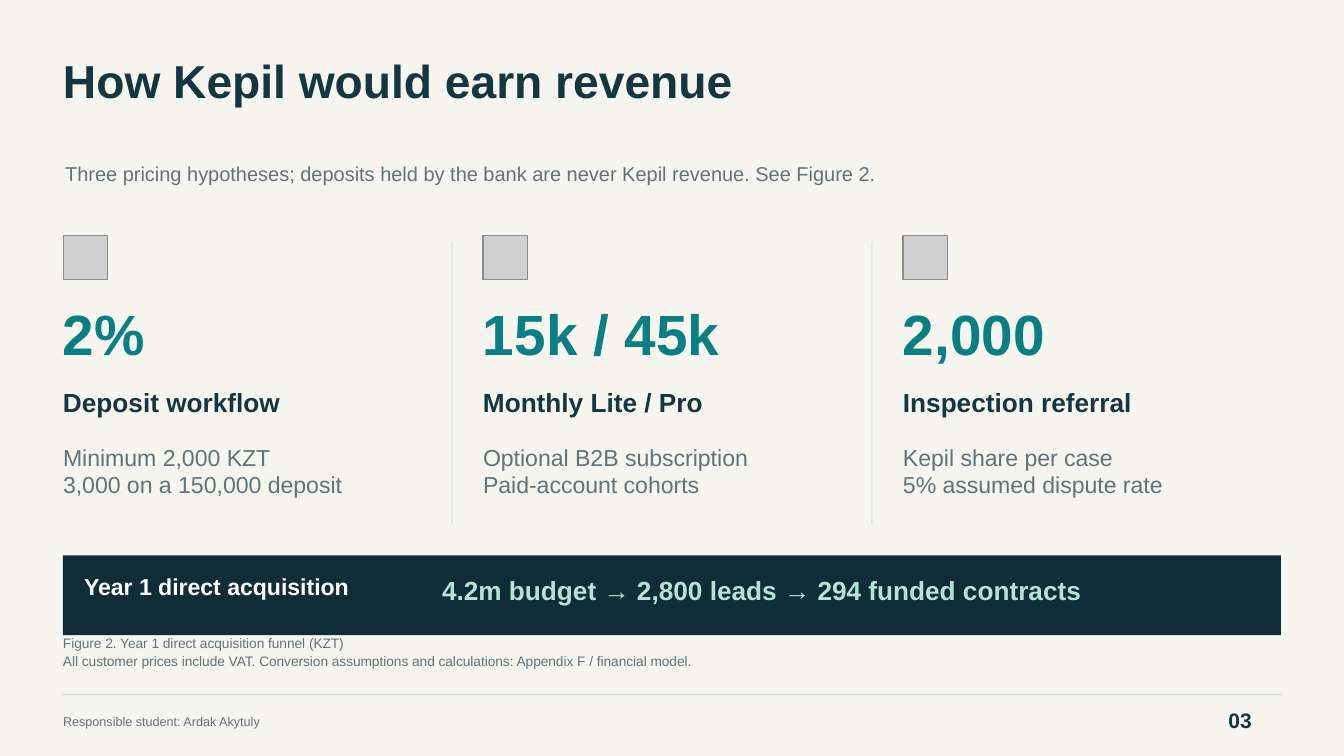
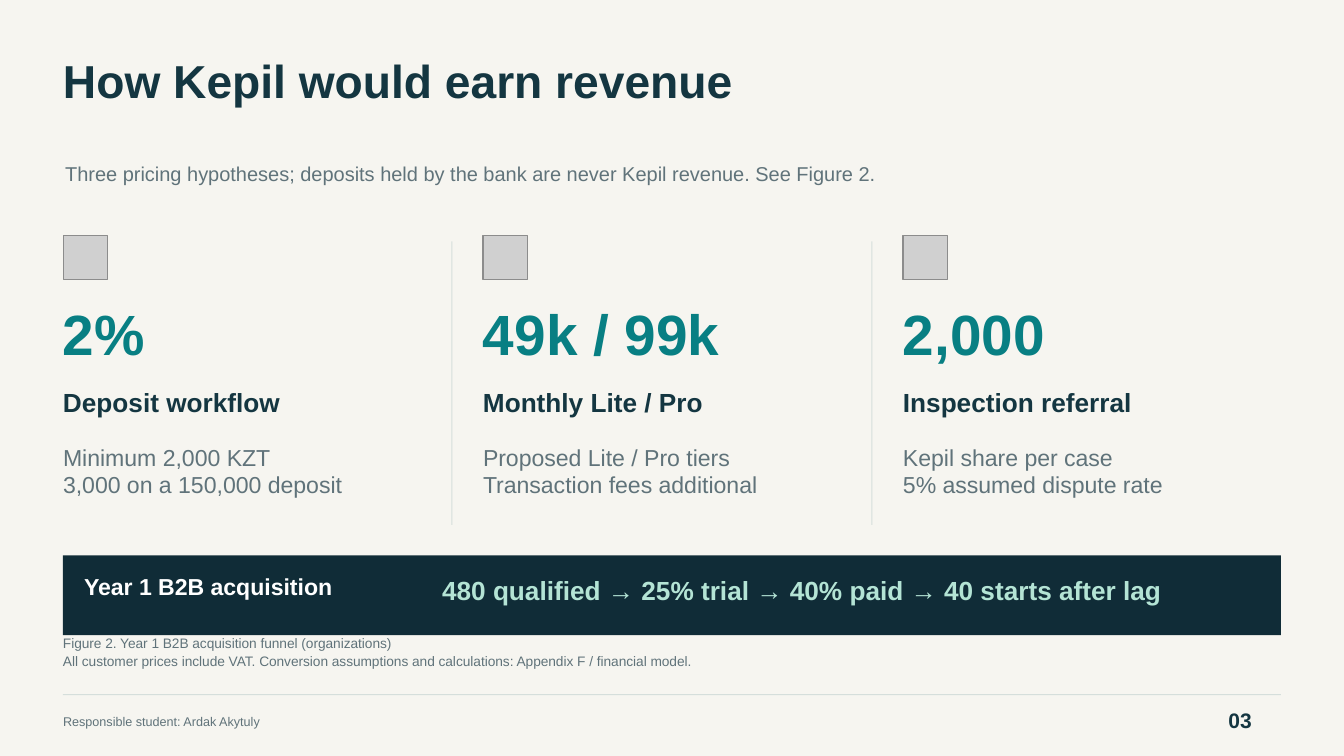
Before and after one commit to Arlan-prog/FinanceFinal, a slide deck: slide 3 of Final_Project_Presentation.pptx. Drawn at 1344x756 pixels with LibreOffice and Linux fonts; fonts in the diff are those of the drawing; grey boxes stand for pictures. Boxes give left, top, right and bottom in pixels: in the first picture for what was removed or moved away, otherwise in the second. Text is boxed around its words. In the diff, an @@ line names an element or a change of style, - is before the commit and + after.

```diff
--- a/Final_Project_Presentation.pptx
+++ b/Final_Project_Presentation.pptx
@@ text at [483, 314, 720, 356]: text changed @@
-15k / 45k
+49k / 99k
@@ text at [483, 449, 758, 493]: text changed @@
-Optional B2B subscription
-Paid-account cohorts
+Proposed Lite / Pro tiers
+Transaction fees additional
@@ text at [84, 578, 333, 600]: text changed @@
-Year 1 direct acquisition
+Year 1 B2B acquisition
@@ text at [442, 581, 1161, 606]: text changed @@
-4.2m budget → 2,800 leads → 294 funded contracts
+480 qualified → 25% trial → 40% paid → 40 starts after lag
@@ text at [63, 638, 391, 651]: text changed @@
-Figure 2. Year 1 direct acquisition funnel (KZT)
+Figure 2. Year 1 B2B acquisition funnel (organizations)
```
Also in this commit, not shown: 11 other slides changed, 17 other files.
